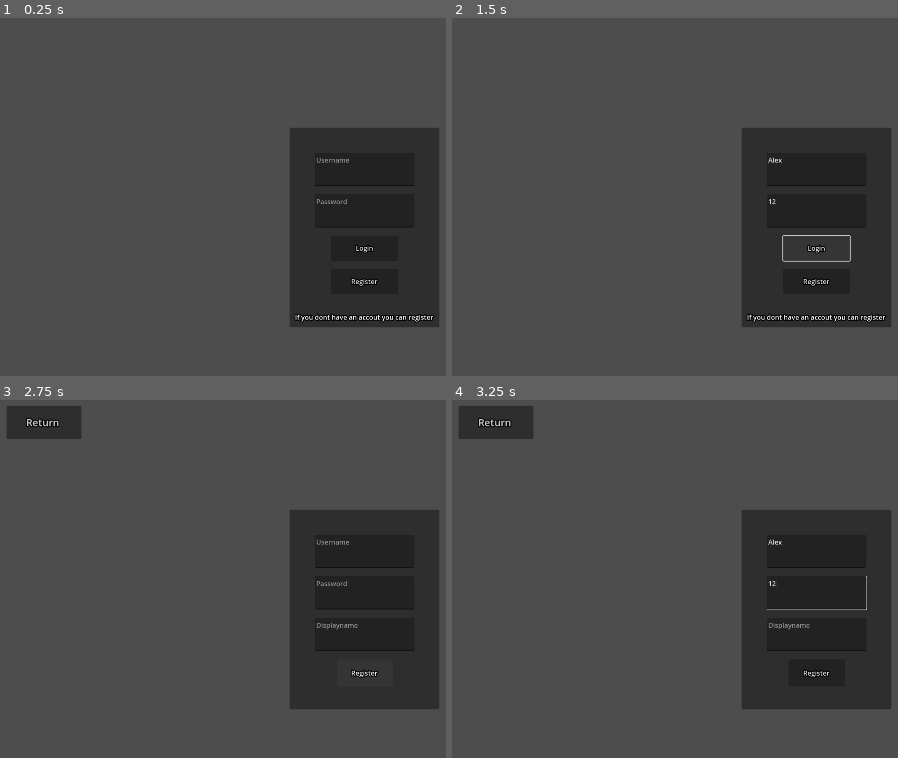
Above: before the commit, frames 1-4 (two rows, left to right).
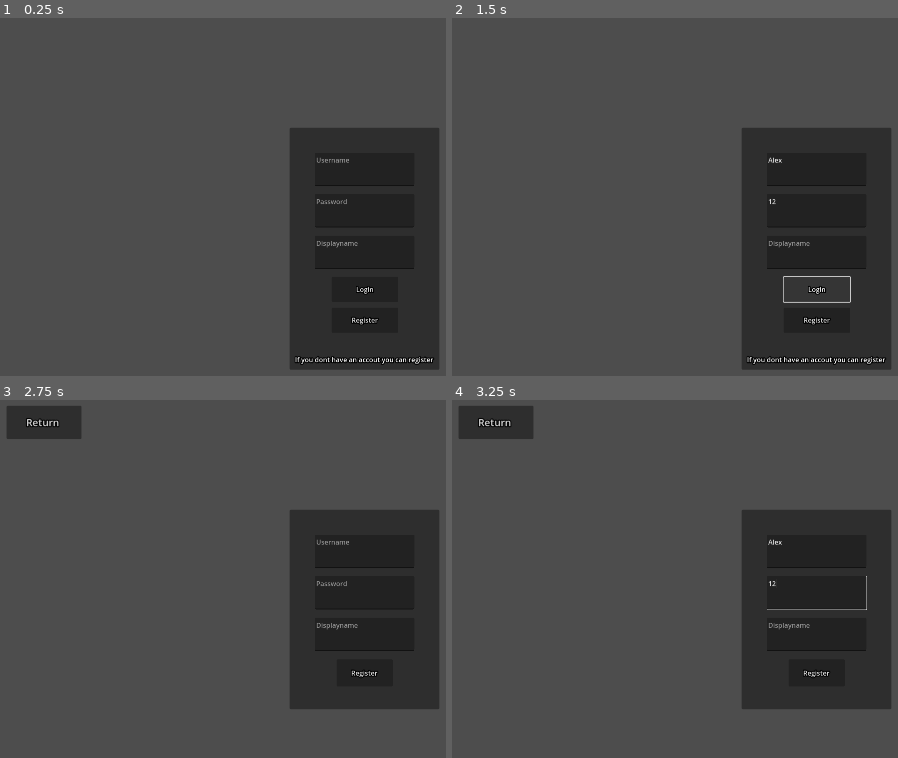
Above: after the commit, the same moments.

Repository: ThyGram/Eksamensprojekt-DDU
Game: Godot game, scene res://Menu/Login.tscn
Same seed, same stepped clock (60 frames per second), same inputs: the game is played once before the commit and once after it.
Inputs (mouse positions are in pixels of both pictures, inside the frame that each line leads up to):
- Up to frame 1 (0.25 s): no input
- Up to frame 2 (1.5 s): click (817, 168) at 0.52 s; type "Alex" at 0.6 s; click (817, 211) at 0.75 s; type "12" at 0.83 s; click "Login" at 1.25 s
- Up to frame 3 (2.75 s): click "Register" at 2 s
- Up to frame 4 (3.25 s): click (817, 550) at 2.77 s; type "Alex" at 2.85 s; click (817, 593) at 3 s; type "12" at 3.08 s; click (817, 632) at 3.23 s

The runs differ from the first frame. In frame 1, 4.6% of the frame differs, in the area x 65-99%, y 62-99%; in frame 2, 4.9%, in the area x 65-99%, y 60-99%; in frame 3, less than 0.1%; in frame 4, nothing differs.

Commit message:
Fix af login

Diff:
--- a/GodotGame/Database/Database.gd
+++ /dev/null
@@ -1,120 +0,0 @@
-extends Control
-
-var http_request : HTTPRequest = HTTPRequest.new()
-
-const SERVER_URL = "http://localhost:80/GodotSecure/db_action_secure.php"
-const SERVER_HEADERS = ["Content-Type: application/x-www-form-urlencoded", "Cache-Control: max-age=0"]
-
-const SECRET_KEY = 1234567890
-var nonce = null
-
-var request_queue : Array = []
-var is_requesting : bool = false
-
-func _ready():
-	randomize()
-	add_child(http_request)
-	http_request.connect("request_completed", Callable(self, "_http_request_completed"))
-
-func _process(delta):
-	if is_requesting:
-		return
-
-	if request_queue.is_empty():
-		return
-
-	is_requesting = true
-
-	if nonce == null:
-		request_nonce()
-	else:
-		_send_request(request_queue.pop_front())
-
-func _send_request(request : Dictionary):
-	var client = HTTPClient.new()
-	var data = client.query_string_from_dict({"data": JSON.stringify(request['data'])})
-	var cnonce = str(Crypto.new().generate_random_bytes(32)).sha256_text()
-	var body = "command=" + request['command'] + "&" + data + "&cnonce=" + cnonce
-	# Generate security hash
-	var client_hash = (nonce + cnonce + body + str(SECRET_KEY)).sha256_text()
-	nonce = null
-
-	# Create custom headers for request
-	var headers = SERVER_HEADERS.duplicate()
-	headers.push_back("cnonce: " + cnonce)
-	headers.push_back("hash: " + client_hash)
-
-	# Make request to the server with custom headers
-	var err = http_request.request(SERVER_URL, headers, HTTPClient.METHOD_POST, body)
-
-	if err != OK:
-		printerr("HTTPRequest error: " + str(err))
-		return
-	else:
-		pass
-	# Debug print
-	print("Requesting...\n\tCommand: " + request["command"] + "\n\tBody: " + body)
-
-
-func _http_request_completed(_result, _response_code, _headers, _body):
-	is_requesting = false
-	if _result != HTTPRequest.RESULT_SUCCESS:
-		printerr("Error w/ connection: " + str(_result))
-		return
-
-	var response_body = _body.get_string_from_utf8()
-	# Parse JSON response
-	var json_conv = JSON.new()
-	json_conv.parse(response_body)
-	var response = json_conv.get_data()
-
-	print("Raw response: " + response_body)
-
-	if response['error'] != "none":
-		printerr("JSON parse error: " + str(response['error']))
-		return
-
-	# Check if nonce is being requested
-	if response['command'] == "get_nonce":
-		nonce = response['response']['nonce']
-		print("Got nonce: " + response['response']['nonce'])
-		return
-
-	if response['response']['size'] > 0:
-		$PlayerList.text("")
-		for n in (response['response']['size']):
-			$PlayerList.set_text($PlayerList.get_text() + str(response['response'][str(n)]['play']))
-	else:
-		print("No Data")
-	# If not requesting a nonce, handle other requests
-	print("Response Body:\n" + response_body)
-
-func request_nonce():
-	var client = HTTPClient.new()
-	var data = client.query_string_from_dict({"data": JSON.stringify({})})
-	var body = "command=get_nonce&" + data
-
-	# Make request to the server
-	var err = http_request.request(SERVER_URL, SERVER_HEADERS, HTTPClient.METHOD_POST, body)
-
-	if err != OK:
-		printerr("HTTPRequest error: " + str(err))
-	else:
-		print("Requesting nonce")
-
-func new_player(username, password, displayname, highscore):
-
-	var command = "add_score"
-	var data = {"username": username, "passkey": password, "displayname": password, "highscore": highscore}
-	request_queue.push_back({"command": command, "data": data})
-
-func get_scores():
-	var command = "get_scores"
-	var data = {"score_offset": 0, "score_number": 10}
-	request_queue.push_back({"command": command, "data": data})
-	print("get scores")
-
-func get_player(username, password):
-	var command = "get_player"
-	var data = {"username" : username, "passkey": password}
-	request_queue.push_back({"command": command, "data": data})
--- a/GodotGame/Database/database_tester.tscn
+++ /dev/null
@@ -1,38 +0,0 @@
-[gd_scene load_steps=2 format=3 uid="uid://bt878mlm6wd41"]
-
-[ext_resource type="Script" path="res://Database/Database.gd" id="1_7yxgy"]
-
-[node name="Database Tester" type="Control"]
-layout_mode = 3
-anchors_preset = 15
-anchor_right = 1.0
-anchor_bottom = 1.0
-grow_horizontal = 2
-grow_vertical = 2
-script = ExtResource("1_7yxgy")
-
-[node name="AddScore" type="Button" parent="."]
-layout_mode = 0
-offset_left = 311.0
-offset_top = 49.0
-offset_right = 507.0
-offset_bottom = 117.0
-text = "add"
-
-[node name="GetScores" type="Button" parent="."]
-layout_mode = 0
-offset_left = 326.0
-offset_top = 138.0
-offset_right = 484.0
-offset_bottom = 225.0
-text = "get"
-
-[node name="Label" type="Label" parent="."]
-layout_mode = 0
-offset_left = 536.0
-offset_top = 105.0
-offset_right = 1225.0
-offset_bottom = 543.0
-
-[connection signal="pressed" from="AddScore" to="." method="_on_new_score"]
-[connection signal="pressed" from="GetScores" to="." method="get_scores"]
--- a/GodotGame/Menu/Login.gd
+++ b/GodotGame/Menu/Login.gd
@@ -16,7 +16,7 @@
 
 
 func _on_login_pressed():
-	get_player($Panel/Username.text, $Panel/Password.text)
+	get_player($Panel/Username.text, $Panel/Password.text, $Panel/Displayname.text)
 
 func _ready():
 	randomize()
@@ -110,7 +110,7 @@
 	else:
 		print("Requesting nonce")
 
-func get_player(username, password):
+func get_player(username, password, displayname):
 	var command = "get_player"
-	var data = {"username" : username, "passkey": password}
+	var data = {"username" : username, "passkey": password, "displayname" : displayname}
 	request_queue.push_back({"command": command, "data": data})
--- a/GodotGame/Menu/Login.tscn
+++ b/GodotGame/Menu/Login.tscn
@@ -21,7 +21,7 @@
 offset_left = -180.0
 offset_top = -240.0
 offset_right = 180.0
-offset_bottom = 240.0
+offset_bottom = 342.0
 grow_horizontal = 2
 grow_vertical = 2
 
@@ -49,15 +49,27 @@
 grow_horizontal = 2
 placeholder_text = "Password"
 
+[node name="Displayname" type="TextEdit" parent="Panel"]
+layout_mode = 1
+anchors_preset = 5
+anchor_left = 0.5
+anchor_right = 0.5
+offset_left = -120.0
+offset_top = 260.0
+offset_right = 120.0
+offset_bottom = 340.0
+grow_horizontal = 2
+placeholder_text = "Displayname"
+
 [node name="Login" type="Button" parent="Panel"]
 layout_mode = 1
 anchors_preset = 5
 anchor_left = 0.5
 anchor_right = 0.5
-offset_left = -80.0
-offset_top = 260.0
-offset_right = 80.0
-offset_bottom = 320.0
+offset_left = -79.0
+offset_top = 359.0
+offset_right = 81.0
+offset_bottom = 419.0
 grow_horizontal = 2
 theme_override_colors/font_outline_color = Color(0, 0, 0, 1)
 theme_override_constants/outline_size = 10
@@ -68,10 +80,10 @@
 anchors_preset = 5
 anchor_left = 0.5
 anchor_right = 0.5
-offset_left = -80.0
-offset_top = 340.0
-offset_right = 80.0
-offset_bottom = 400.0
+offset_left = -79.0
+offset_top = 433.0
+offset_right = 81.0
+offset_bottom = 493.0
 grow_horizontal = 2
 theme_override_colors/font_outline_color = Color(0, 0, 0, 1)
 theme_override_constants/outline_size = 10
Not shown: 1 places in GodotGame/MainGame/Computer/computer_bank.tscn that only renumber resources
Not shown, changed: MySQL Database/GodotSecure/db_action_secure.php
